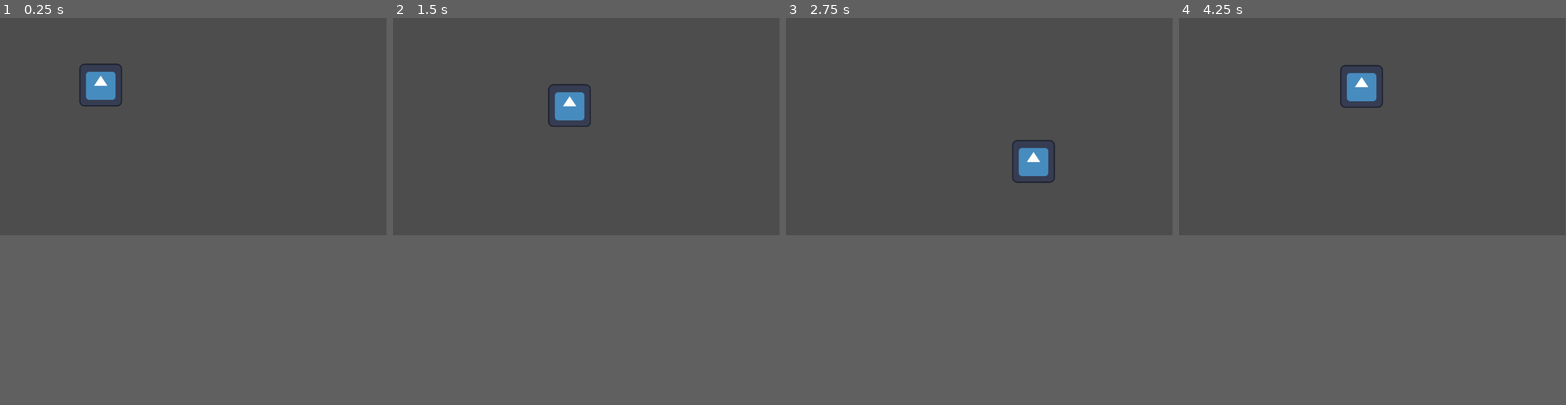
Above: before the commit, frames 1-4 (left to right).
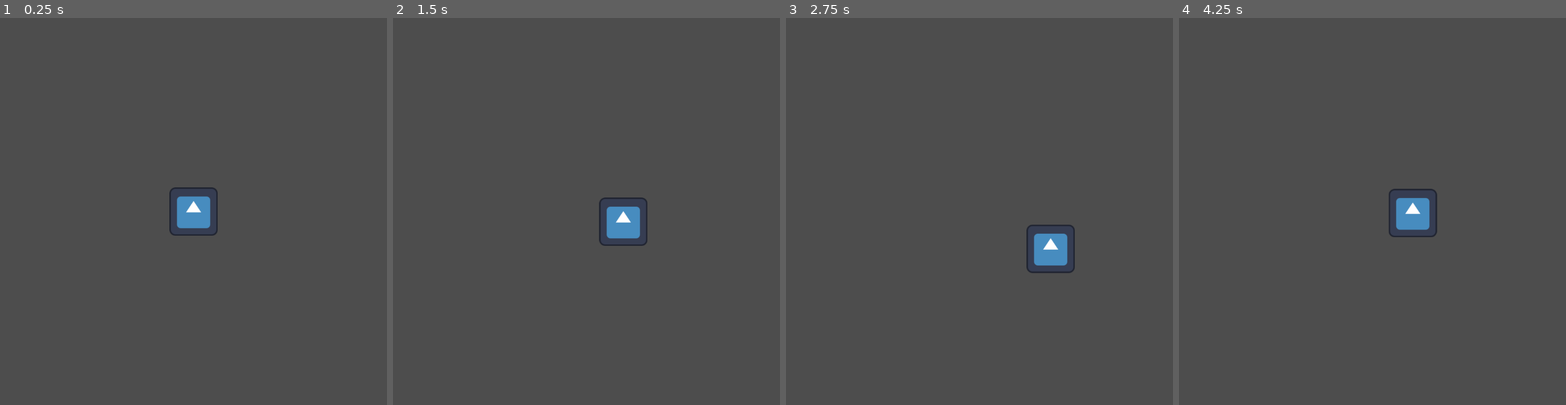
Above: after the commit, the same moments.

Repository: Mario-King-64/SunCreamer
Game: Godot game, scene res://Map/map.tscn
The game is run twice, just before and just after one commit, with the same random seed, the same clock (stepped at 60 frames per second) and the same inputs. The engine's default icon, where the game draws it, is replaced by a stand-in: a white triangle on a blue panel in a dark square.
Inputs:
- Up to frame 1 (0.25 s): no input
- Up to frame 2 (1.5 s): tap Enter at 0.5 s; hold Right (right) 0.53-1.28 s; hold Down (down) from 1.28 s (still down)
- Up to frame 3 (2.75 s): release Down (down) at 2.03 s; hold Right (right) from 2.03 s (still down)
- Up to frame 4 (4.25 s): release Right (right) at 2.78 s; hold Up (up) 2.78-3.53 s; hold Left (left) from 3.53 s (still down)
The window is 799x449 before the commit and 800x800 after it. Grey fills any space a smaller window leaves; there, only what the larger window draws over its background counts as a difference.

The runs differ from the first frame. In frame 1, 1.6% of the frame differs, in the area x 20-57%, y 11-57%; in frame 2, 1.7%; in frame 3, 1.7%, in the area x 58-75%, y 31-66%; in frame 4, 1.7%.

Commit message:
Ready for tile movement

Diff:
--- a/Map/Logo.gd
+++ b/Map/Logo.gd
@@ -1,12 +1,12 @@
 extends Sprite2D
 
 var pos: Vector2 = Vector2.ZERO
-const speed: int = 300
+const speed: int = 128
 var test_scale: int = 1
 
 # Called when the node enters the scene tree for the first time.
 func _ready():
-	pos = Vector2(300, 200)
+	pos = Vector2(512, 512)
 	position = pos
 
 #	var test_rotation = 45
--- a/Map/map.gd
+++ b/Map/map.gd
@@ -18,17 +18,17 @@
 #	if $Logo.rotation_degrees > 245:
 #		$Logo.rotation_degrees = 0
 
-	if $Logo.position.x > 1152:
+	if $Logo.position.x > 1024:
 		$Logo.pos.x = 0
 
 	if $Logo.position.x < 0:
-		$Logo.pos.x = 1152
+		$Logo.pos.x = 1024
 
-	if $Logo.position.y > 648:
+	if $Logo.position.y > 1024:
 		$Logo.pos.y = 0
 
 	if $Logo.position.y < 0:
-		$Logo.pos.y = 648
+		$Logo.pos.y = 1024
 
 	if Input.is_action_pressed("left"):
 		$Logo.pos.x -= $Logo.speed * delta
--- a/Player/player.tscn
+++ /dev/null
@@ -1,13 +0,0 @@
-[gd_scene load_steps=2 format=3 uid="uid://smnv3q6xhghu"]
-
-[ext_resource type="Texture2D" uid="uid://bgy7m8iobfwbw" path="res://icon.svg" id="1_wg8dx"]
-
-[node name="Player" type="Node2D"]
-
-[node name="PlayerSprite" type="Sprite2D" parent="."]
-texture = ExtResource("1_wg8dx")
-
-[node name="Bullet" type="Sprite2D" parent="PlayerSprite"]
-position = Vector2(97, 2)
-scale = Vector2(0.390625, 0.390625)
-texture = ExtResource("1_wg8dx")
--- a/project.godot
+++ b/project.godot
@@ -14,6 +14,11 @@
 run/main_scene="res://Map/map.tscn"
 config/features=PackedStringArray("4.1", "Mobile")
 config/icon="res://icon.svg"
+
+[display]
+
+window/size/viewport_width=1024
+window/size/viewport_height=1024
 
 [input]
 
